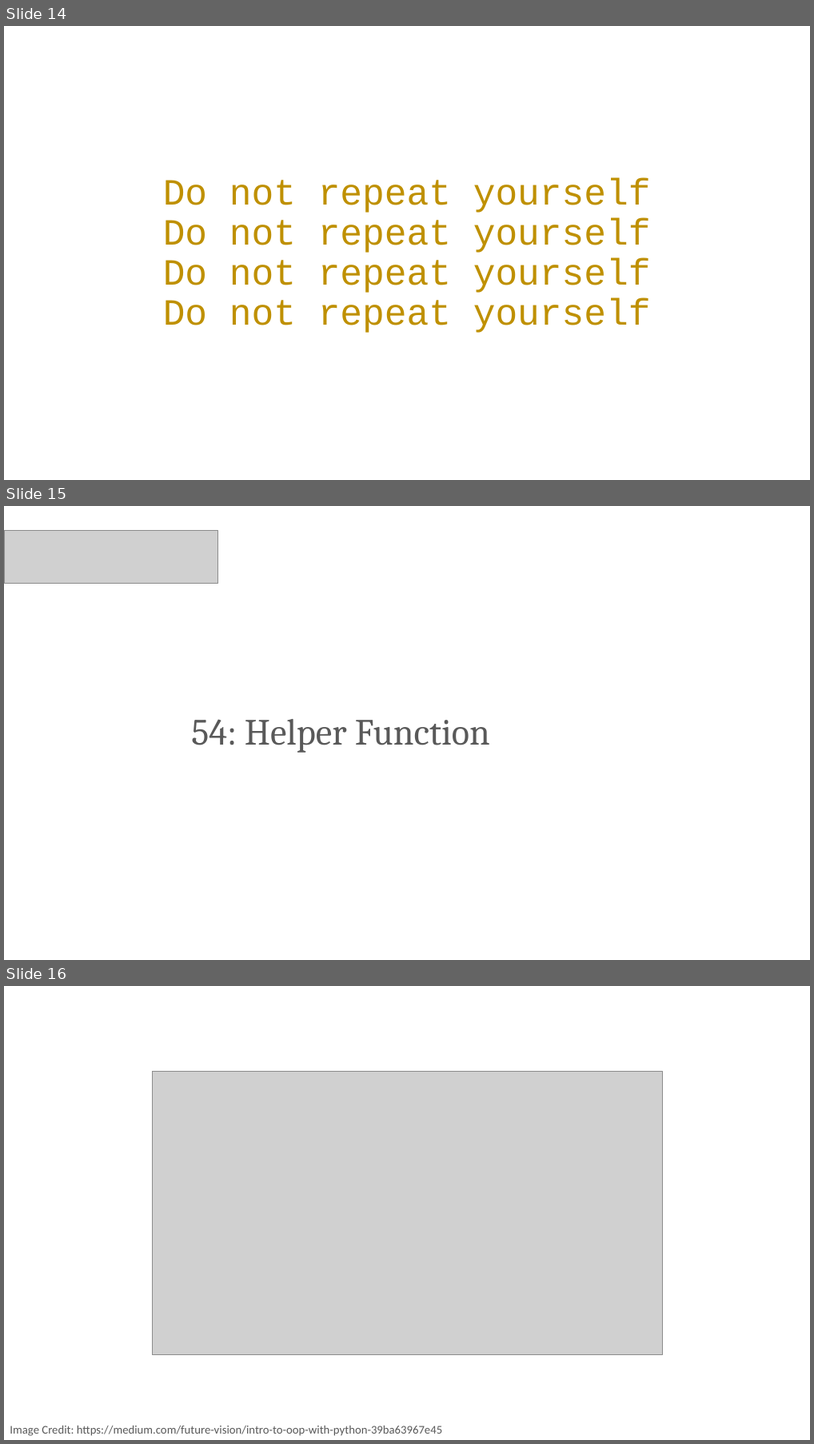
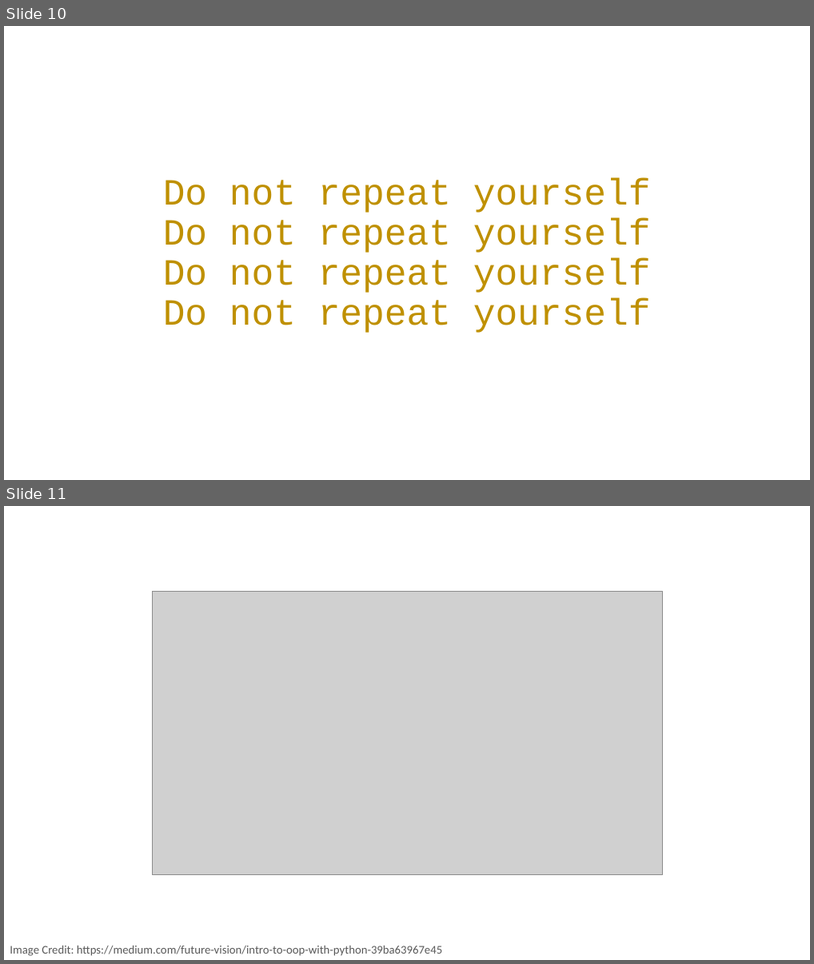
Before and after one commit to PracticumAI/python, a slide deck: presentations/03_functions.pptx. Shown one above the other, each under a label of ours: slides 14, 15 and 16 before the commit, slides 10 and 11 after it. The pictures are 814x1444 and 814x964 pixels, drawn with LibreOffice and Linux fonts; fonts in the diff are those of the drawing; grey boxes stand for pictures. Boxes give left, top, right and bottom in pixels: in the first picture for what was removed or moved away, otherwise in the second. Text is boxed around its words. In the diff, an @@ line names an element or a change of style, - is before the commit and + after.

```diff
--- a/presentations/03_functions.pptx
+++ b/presentations/03_functions.pptx
@@ slide 15 removed at <box>4,506,810,960</box>, background #FFFFFF @@
@@ picture removed at <box>4,530,218,584</box> @@
@@ title removed at <box>191,719,490,752</box> @@
-54: Helper Function
@@ what was slide 14 is now slide 10 @@
@@ what was slide 16 is now slide 11 @@
```
Also in this commit, not shown: 4 other slides removed, 4 other files.
